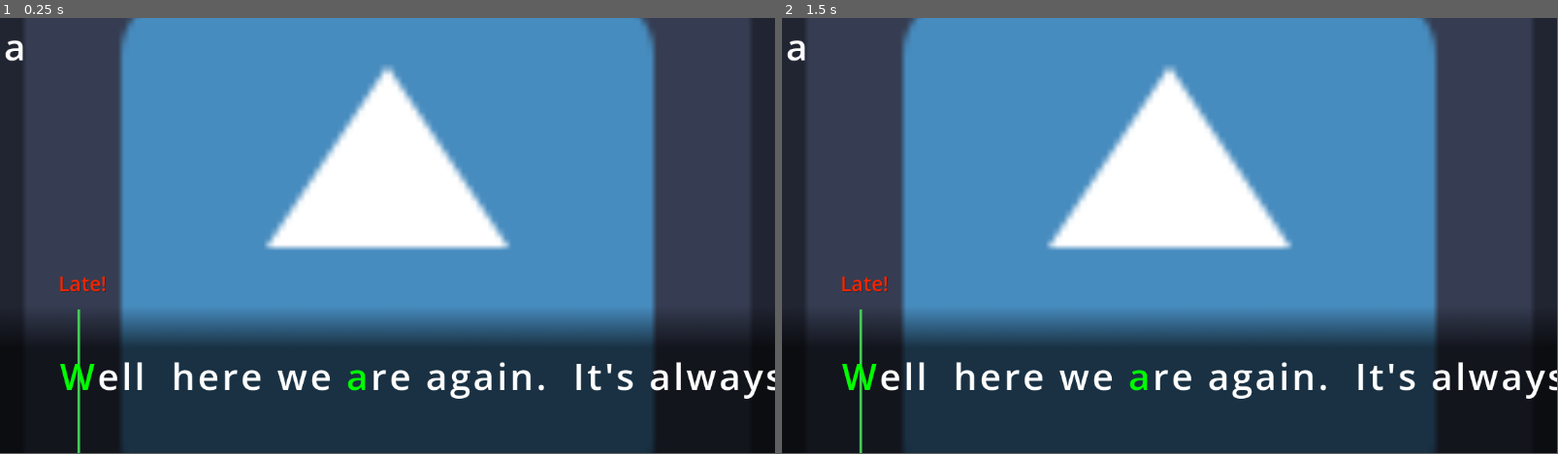
Above: before the commit, frames 1-2 (left to right).
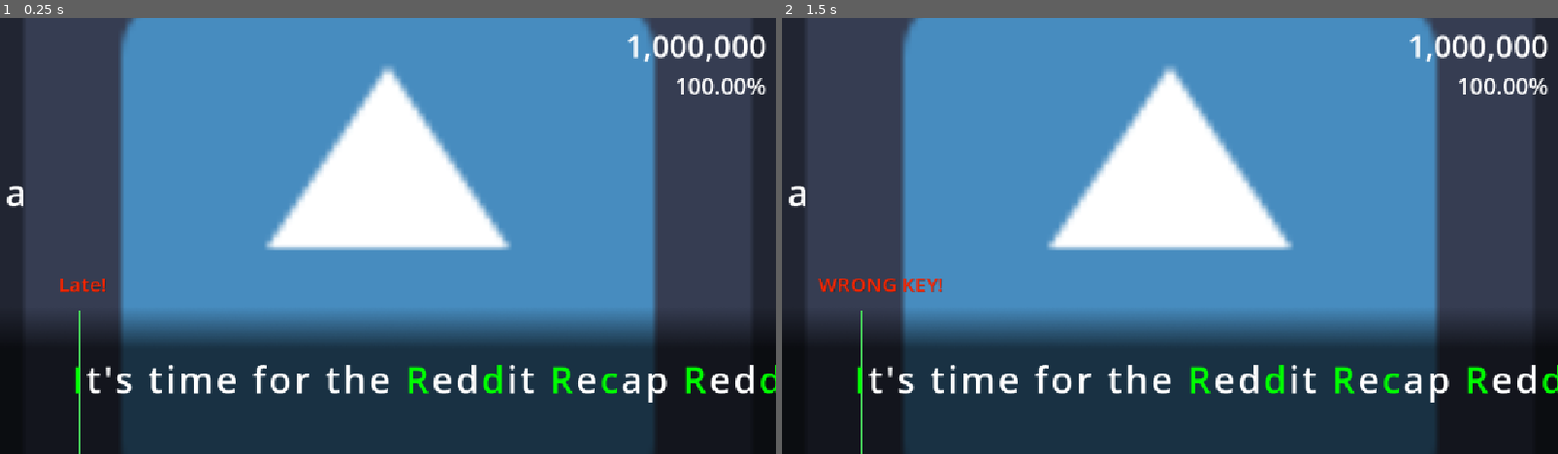
Above: after the commit, the same moments.

Repository: Ransomwave/RhythmType
Game: Godot game, scene res://scenes/song-play/song-play.tscn
Same seed, same stepped clock (60 frames per second), same inputs: the game is played once before the commit and once after it. The engine's default icon, where the game draws it, is replaced by a stand-in: a white triangle on a blue panel in a dark square. Sound files missing from this copy of the repository are replaced by a short silence.
Inputs:
- Up to frame 1 (0.25 s): no input
- Up to frame 2 (1.5 s): tap Enter at 0.5 s; tap Space at 1.25 s
In our replay, the window is 799x449 before the commit and 800x450 after it. These sizes can differ from the game's own. Grey fills any space a smaller window leaves; there, only what the larger window draws over its background counts as a difference.

The runs differ from the first frame. In frame 1, 4.5% of the frame differs, in the area x 0-100%, y 3-100%; in frame 2, 4.7%.

Commit message:
feat: add song player functionality and UI improvements

Diff:
--- a/project.godot
+++ b/project.godot
@@ -15,6 +15,10 @@
 config/features=PackedStringArray("4.6", "GL Compatibility")
 config/icon="res://icon.svg"
 
+[display]
+
+window/stretch/mode="canvas_items"
+
 [dotnet]
 
 project/assembly_name="Rythm Type"
--- /dev/null
+++ b/scenes/song-play/Constants.gd
@@ -0,0 +1,4 @@
+class_name Constants
+static var PRESS_MARGIN_START = 0.15
+static var PRESS_MARGIN_END = 0.3
+static var LETTER_EXTRA_TIME = 0.1
--- a/scenes/song-play/SongPlayer.gd
+++ b/scenes/song-play/SongPlayer.gd
@@ -1,3 +1,9 @@
 class_name SongPlayer
 
-var songToPlay
+var path_to_song: String
+var lyrics: Dictionary[float, String]
+
+@warning_ignore("SHADOWED_VARIABLE")
+func _init(path_to_song: String, lyrics: Dictionary[float, String]) -> void:
+    self.path_to_song = path_to_song
+    self.lyrics = lyrics
--- a/scenes/song-play/song-play.tscn
+++ b/scenes/song-play/song-play.tscn
@@ -5,6 +5,12 @@
 [ext_resource type="Texture2D" uid="uid://bnlupyse3hwpl" path="res://textures/gameplay/bottom-shadow.png" id="3_i242c"]
 
 [sub_resource type="VideoStreamTheora" id="VideoStreamTheora_4swn8"]
+
+[sub_resource type="LabelSettings" id="LabelSettings_lrtja"]
+font_size = 46
+
+[sub_resource type="LabelSettings" id="LabelSettings_i242c"]
+font_size = 34
 
 [sub_resource type="SystemFont" id="SystemFont_i242c"]
 
@@ -54,21 +60,42 @@
 expand_mode = 1
 stretch_mode = 6
 
-[node name="LyricsLine" type="Control" parent="." unique_id=1314054281]
+[node name="ScoreVContainer" type="VBoxContainer" parent="Gameplay" unique_id=408843898]
+offset_left = 929.0
+offset_top = 9.0
+offset_right = 1138.0
+offset_bottom = 124.0
+
+[node name="ScoreLabel" type="Label" parent="Gameplay/ScoreVContainer" unique_id=163032186]
+layout_mode = 2
+text = "1,000,000"
+label_settings = SubResource("LabelSettings_lrtja")
+
+[node name="AccuracyLabel" type="Label" parent="Gameplay/ScoreVContainer" unique_id=1496897940]
+layout_mode = 2
+text = "100.00%"
+label_settings = SubResource("LabelSettings_i242c")
+horizontal_alignment = 2
+
+[node name="LyricsLine" type="Control" parent="Gameplay" unique_id=1314054281]
 z_index = 1
 layout_mode = 3
-anchors_preset = 0
-offset_right = 40.0
-offset_bottom = 40.0
+anchors_preset = 12
+anchor_top = 1.0
+anchor_right = 1.0
+anchor_bottom = 1.0
+offset_top = -216.0
+grow_horizontal = 2
+grow_vertical = 0
 
-[node name="HBoxContainer" type="HBoxContainer" parent="LyricsLine" unique_id=1109635696]
+[node name="LyricsHContainer" type="HBoxContainer" parent="Gameplay/LyricsLine" unique_id=1109635696]
 layout_mode = 0
-offset_left = 118.0
-offset_top = 495.0
-offset_right = 820.0
-offset_bottom = 571.0
+offset_left = 123.0
+offset_top = 67.0
+offset_right = 1151.0
+offset_bottom = 143.0
 
-[node name="Label" type="Label" parent="." unique_id=1665316193]
+[node name="JudgeLabel" type="Label" parent="Gameplay" unique_id=1665316193]
 offset_left = 54.0
 offset_top = 363.0
 offset_right = 191.0
@@ -77,9 +104,8 @@
 label_settings = SubResource("LabelSettings_kw2fk")
 horizontal_alignment = 1
 vertical_alignment = 1
-clip_text = true
 
-[node name="JudgementLine" type="ColorRect" parent="." unique_id=449085273]
+[node name="JudgeLine" type="ColorRect" parent="Gameplay" unique_id=449085273]
 offset_left = 115.0
 offset_top = 434.0
 offset_right = 124.0
@@ -88,10 +114,10 @@
 color = Color(0.2697293, 0.79629314, 0.3447167, 1)
 
 [node name="LetterTemplate" type="RichTextLabel" parent="." unique_id=1644331055]
-offset_left = 6.0
-offset_top = 4.0
-offset_right = 38.0
-offset_bottom = 80.0
+offset_left = 8.0
+offset_top = 221.0
+offset_right = 40.0
+offset_bottom = 297.0
 theme_override_font_sizes/normal_font_size = 55
 text = "a
 "
--- a/scenes/song-play/song_play.gd
+++ b/scenes/song-play/song_play.gd
@@ -1,57 +1,92 @@
 extends Node
 
 @onready var audio_player: AudioStreamPlayer = $AudioPlayer
-@onready var lyric_container: HBoxContainer = $LyricsLine/HBoxContainer
+@onready var lyric_container: HBoxContainer = $Gameplay/LyricsLine/LyricsHContainer
 @onready var lyric_letter: RichTextLabel = $LetterTemplate
-@onready var judgement_line: ColorRect = $JudgementLine
+@onready var judgement_line: ColorRect = $Gameplay/JudgeLine
+@onready var judge_label: Label = $Gameplay/JudgeLabel
 
 @onready var lyric_font = lyric_letter.get_theme_font("font")
 
 @onready var judge_x = judgement_line.position.x
 
-var music_to_load := load("res://maps/want_you_gone/song.mp3")
+var music_to_load := load("res://maps/reddit_recap/song.mp3")
 
 # Simulated chart data for testing purposes
-var file_lyrics = {
-	5.2: "[W]ell ",
-	5.86: " here we [a]re again. ",
-	8.4: " It's always [s][u]ch a pleasure. ",
-	10.2: " [R]emember [w]hen you ",
-	11.4: " [t]ried to kill me twi",
-	13.0: "c[e]?"
+# var file_lyrics := {
+# 	5.2: "[W]ell ",
+# 	5.86: " here we [a]re again. ",
+# 	8.4: " It's always [s][u]ch a pleasure. ",
+# 	10.2: " [R]emember [w]hen you ",
+# 	11.4: " [t]ried to kill me twi",
+# 	13.0: "c[e]?"
+# }
+
+var file_lyrics := {
+	2.65: "[I]t's ",
+	2.9059: "time ",
+	3.153: "for ",
+	3.3419999: "the ",
+	3.662: "[R]ed",
+	4.357: "[d]it ",
+	4.967: "[R]e",
+	5.631: "[c]ap ",
+	6.319: "[R]ed",
+	6.67: "[d]it ",
+	7.01: "[R]e",
+	7.384: "[c]ap ",
+	7.894: "So ",
+	8.00: "go ",
+	8.2: "and ",
+	8.5: "join ",
+	8.7: "      ",
+	8.9: "[r]",
+	9.0: "           ",
+	9.685: "[/]",
+	9.885: "           ",
+	10.34: "[L]ud",
+	10.54: "        ",
+	11.0: "[w]ig",
+	11.2: "        ",
+	11.70: "[Ahahah]",
+	12.70: "[grennnnnnnnnnnnn]",
+	14.8: "." # End of lyrics
 }
 
-			# { text = "[W]ell,", time = 5.2 },
-			# { text = " here we [a]re again.", time = 5.86 },
-			# { text = " It's always [s][u]ch a pleasure.", time = 8.4, sameLyricDifference = 0.2 },
-			# { text = " [R]emember [w]hen you", time = 10.2, sameLyricDifference = 0.7 },
-			# { text = " [t]ried to kill me twi", time = 11.4 },
-			# { text = "c[e]?", time = 13 },
-
-# char: {
-# 	"global_index": 0, # Index in the final text (after removing brackets)
-# 	"word_index": 0, # Index within the current word
-#	"local_index": 0, # Index within the original word (including brackets)
-# 	"is_target": false
-# }
+
+## Glyphs keeps track of character positions and key target status.[br]
+## - [b]global_index[/b]: The index in the final displayed text.[br]
+## - [b]word_index[/b]: The index within its word.[br]
+## - [b]local_index[/b]: The index within the original word.[br]
+## - [b]is_target[/b]: Boolean indicating if this is a key press target.[br]
 var glyphs: Array[Dictionary] = []
 
-# char: {
-#	word_index, local_index, start_window, end_window.
-#}
-var key_targets: Array[Dictionary] = [] # List of dictionaries with "time" and "glyph_index"
-
-var global_glyph_index := 0
-
+## Key targets is a list of dictionaries with the time of the lyric and the corresponding glyph index in the final text that should be hit at that time.[br]
+## Each entry has:[br]
+## - [b]word_index[/b]: The index of the word in the chart entries.[br]
+## - [b]local_index[/b]: The index of the character within the original word (including brackets).[br]
+## - [b]start_window[/b]: The time when the key press window starts for this target.[br]
+## - [b]end_window[/b]: The time when the key press window ends for this target.[br]
+var key_targets: Array[Dictionary] = []
+
+var global_built_glyph_index := 0
+
+## Captures each word's first letter position after layout
 var word_offsets: Array[float] = []
 
+## Chart entries is an array of dictionaries representing each lyric line, with its text, timing, target indices, and the starting index of the first character in the final displayed text.[br]
+## Each entry has:[br]
+## - [b]time[/b]: The time in seconds when this lyric should be hit.[br]
+## - [b]text[/b]: The full text of the lyric line, with brackets removed.[br]
+## - [b]targets[/b]: An array of indices indicating which characters in the text are key press targets (indices are relative to the final displayed text, after removing brackets).[br]
+## - [b]start_index[/b]: The index in the final displayed text where this lyric line starts (the index of the first character of this line in the final text). This is used to calculate the position of the lyric line for key press timing and visual feedback
 var chart_entries: Array[Dictionary] = []
 
 func parse_chunk(word: String) -> Dictionary:
 	var result = {
 		"text": "",
 		"targets": [],
-		"start_index": 0 # Index relative to the final text where this lyric starts
+		"start_index": 0
 	}
 
 	var in_target := false
@@ -69,21 +104,22 @@
 
 		# Build the glyph data for this character
 		glyphs.append({
-			"global_index": global_glyph_index, # Index in the final text (after removing brackets)
+			"char": current_char,
+			"global_index": global_built_glyph_index, # Index in the final text (after removing brackets)
 			"word_index": word_index, # Index in the current word (after removing brackets)
 			"local_index": i, # Index in the original word (including brackets)
 			"is_target": in_target
 		})
 
 		if word_index == 0:
-			result.start_index = global_glyph_index
+			result.start_index = global_built_glyph_index
 
 		if in_target:
 			result["targets"].append(word_index) # Adjust index for removed brackets
 
 		# Only incremented when we actually add a character to the text, so it reflects the index in the final displayed string
 		word_index += 1
-		global_glyph_index += 1
+		global_built_glyph_index += 1
 
 	return result
 
@@ -100,10 +136,14 @@
 			"targets": parsed["targets"],
 			"start_index": parsed["start_index"]
 		})
-		key_targets.append({
-			"time": float(t),
-			"glyph_index": parsed["start_index"] # The index of the first character of this lyric in the final text
-		})
+
+		# Build key targets based on the parsed data
+		for target_index in parsed["targets"]:
+			var glyph_index = parsed["start_index"] + target_index
+			key_targets.append({
+				"time": float(t),
+				"glyph_index": glyph_index
+			})
 
 	return result
 
@@ -136,6 +176,41 @@
 		var offset_x := letter_node.position.x + (letter_node.size.x * 0.5)
 		word_offsets.append(offset_x)
 
+enum JudgeResult {
+	TOO_EARLY,
+	HIT,
+	TOO_LATE,
+	WRONG_KEY,
+	NONE
+}
+
+func judge_key_press(target: Dictionary, song_time: float) -> JudgeResult:
+	var expected_char: String = glyphs[target["glyph_index"]]["char"]
+	var expected_keycode := OS.find_keycode_from_string(expected_char)
+
+	var char_time: float = target["time"]
+
+	# Add extra time based on the length of the current lyric line to make it more forgiving for longer lines
+	var current_word := chart_entries[current_word_index]
+	var extra_time: float = current_word["text"].length() * Constants.LETTER_EXTRA_TIME
+
+	var start_window = char_time - Constants.PRESS_MARGIN_START
+	var end_window: float = char_time + extra_time + Constants.PRESS_MARGIN_END
+
+	if not Input.is_anything_pressed():
+		return JudgeResult.NONE
+
+	if not Input.is_key_pressed(expected_keycode):
+		print("Expected key '%s' (code %d) is not pressed at time %.2f" % [expected_char, expected_keycode, song_time])
+		return JudgeResult.WRONG_KEY
+
+	if song_time < start_window:
+		return JudgeResult.TOO_EARLY
+	elif song_time > end_window:
+		return JudgeResult.TOO_LATE
+	else:
+		return JudgeResult.HIT
+
 # Called when the node enters the scene tree for the first time.
 func _ready() -> void:
 	print("Song Play Scene Ready!")
@@ -149,30 +224,67 @@
 
 var current_word_index := 0
 
-var press_margin_start := 0.5
-var press_margin_end := 0.5
-var letter_extra_time := 0.2
-func _process(delta: float) -> void:
-	var song_time = audio_player.get_playback_position()
+var next_target_index := 0
+func _process(_delta: float) -> void:
+	var song_time := audio_player.get_playback_position()
+
+	####### Positioning
 	if word_offsets.is_empty():
 		return
 
 	while current_word_index + 1 < chart_entries.size() and chart_entries[current_word_index + 1]["time"] <= song_time:
 		current_word_index += 1
 
-	var current_word = chart_entries[current_word_index]
+	var current_word := chart_entries[current_word_index]
 	var next_word_index = current_word_index + 1 if current_word_index + 1 < chart_entries.size() else current_word_index
-	var next_word = chart_entries[next_word_index]
-	var current_offset = word_offsets[current_word_index]
-	var next_offset = word_offsets[next_word_index]
-
-	var start_window = current_word["time"] - press_margin_start
-	var end_window = current_word["time"] + (press_margin_end + letter_extra_time) + press_margin_end
+	var next_word := chart_entries[next_word_index]
+	var current_offset := word_offsets[current_word_index]
+	var next_offset := word_offsets[next_word_index]
 
 	# Update lyric position based on current song time and the timing of the current and next words
-	var denom = max(next_word["time"] - current_word["time"], 0.0001)
-	var t = clamp((song_time - current_word["time"]) / denom, 0.0, 1.0)
-	var offset = lerp(current_offset, next_offset, t)
+	var denom: float = max(next_word["time"] - current_word["time"], 0.0001)
+	var t: float = clamp((song_time - current_word["time"]) / denom, 0.0, 1.0)
+	var offset: float = lerp(current_offset, next_offset, t)
 	lyric_container.position.x = judge_x - offset
 
-	print("Current word: '%s' (targets at %s), song time: %.2f, offset: %.2f" % [current_word["text"], str(current_word["targets"]), song_time, offset])
+	####### Update next_target_index based on song time
+	if next_target_index < key_targets.size():
+		var next_target_time: float = key_targets[next_target_index]["time"]
+		if song_time > next_target_time + Constants.PRESS_MARGIN_END:
+			judge_label.text = "MISSED!"
+			print("Missed target for glyph '%s' at time %.2f (current song time: %.2f)" % [glyphs[key_targets[next_target_index]["glyph_index"]]["char"], next_target_time, song_time])
+			next_target_index += 1
+
+	# print("Current word: '%s' (targets at %s), song time: %.2f, offset: %.2f" % [current_word["text"], str(current_word["targets"]), song_time, offset])
+
+
+func _input(event: InputEvent) -> void:
+	if not event.is_pressed() or event is InputEventMouse:
+		return
+
+	var song_time := audio_player.get_playback_position()
+
+	if next_target_index >= key_targets.size():
+		return
+
+	var target := key_targets[next_target_index]
+	var input_result := judge_key_press(target, song_time)
+
+	if input_result == JudgeResult.HIT:
+		judge_label.text = "HIT!"
+		print("HIT target for glyph '%s' at time %.2f!" % [glyphs[target["glyph_index"]]["char"], song_time])
+		next_target_index += 1
+	elif input_result == JudgeResult.TOO_EARLY:
+		judge_label.text = "TOO EARLY!"
+		print("TOO_EARLY for glyph '%s' at time %.2f" % [glyphs[target["glyph_index"]]["char"], song_time])
+		# next_target_index += 1
+	elif input_result == JudgeResult.TOO_LATE:
+		judge_label.text = "TOO LATE!"
+		print("TOO_LATE for glyph '%s' at time %.2f" % [glyphs[target["glyph_index"]]["char"], song_time])
+		next_target_index += 1
+	elif input_result == JudgeResult.WRONG_KEY:
+		judge_label.text = "WRONG KEY!"
+		# Only print wrong key if we're within the timing window, otherwise it can be spammy
+		var char_time: float = target["time"]
+		if abs(song_time - char_time) <= Constants.PRESS_MARGIN_END:
+			print("WRONG_KEY for glyph '%s' at time %.2f" % [glyphs[target["glyph_index"]]["char"], song_time])
Not shown, added: scenes/song-play/Constants.gd.uid
